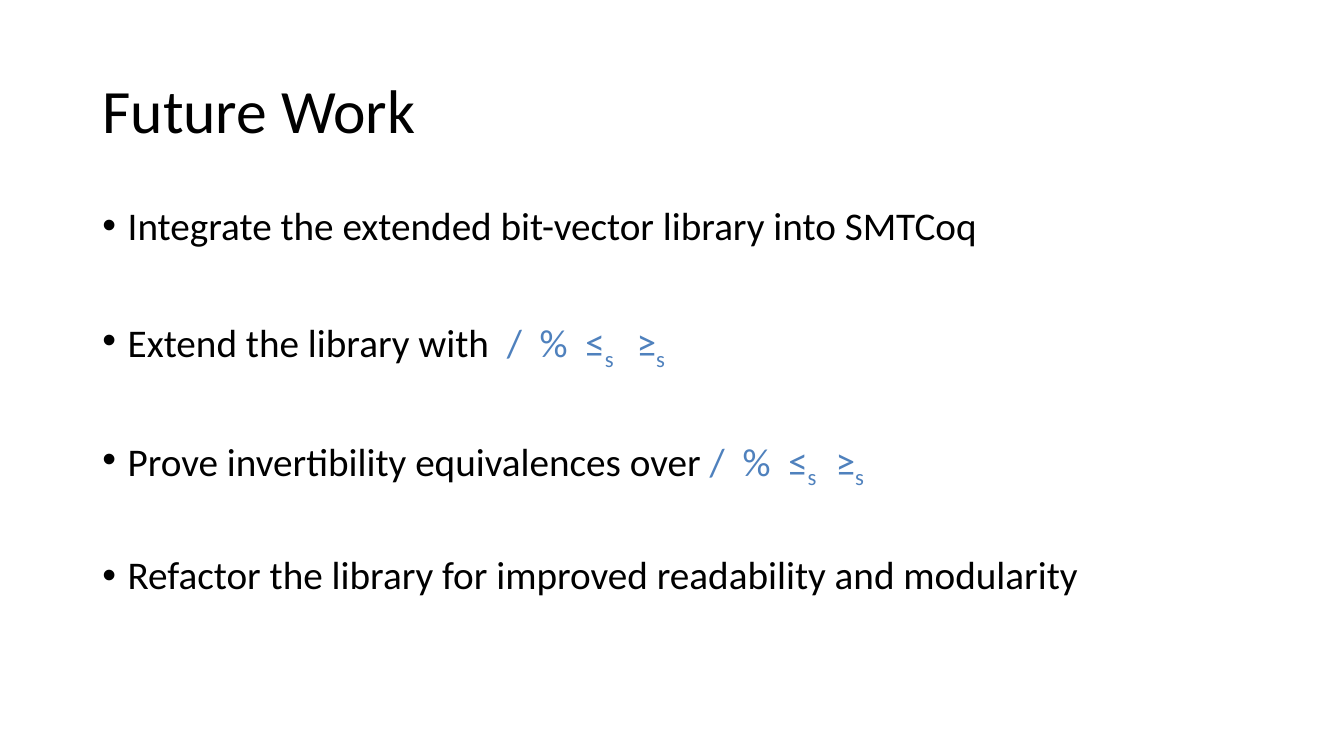
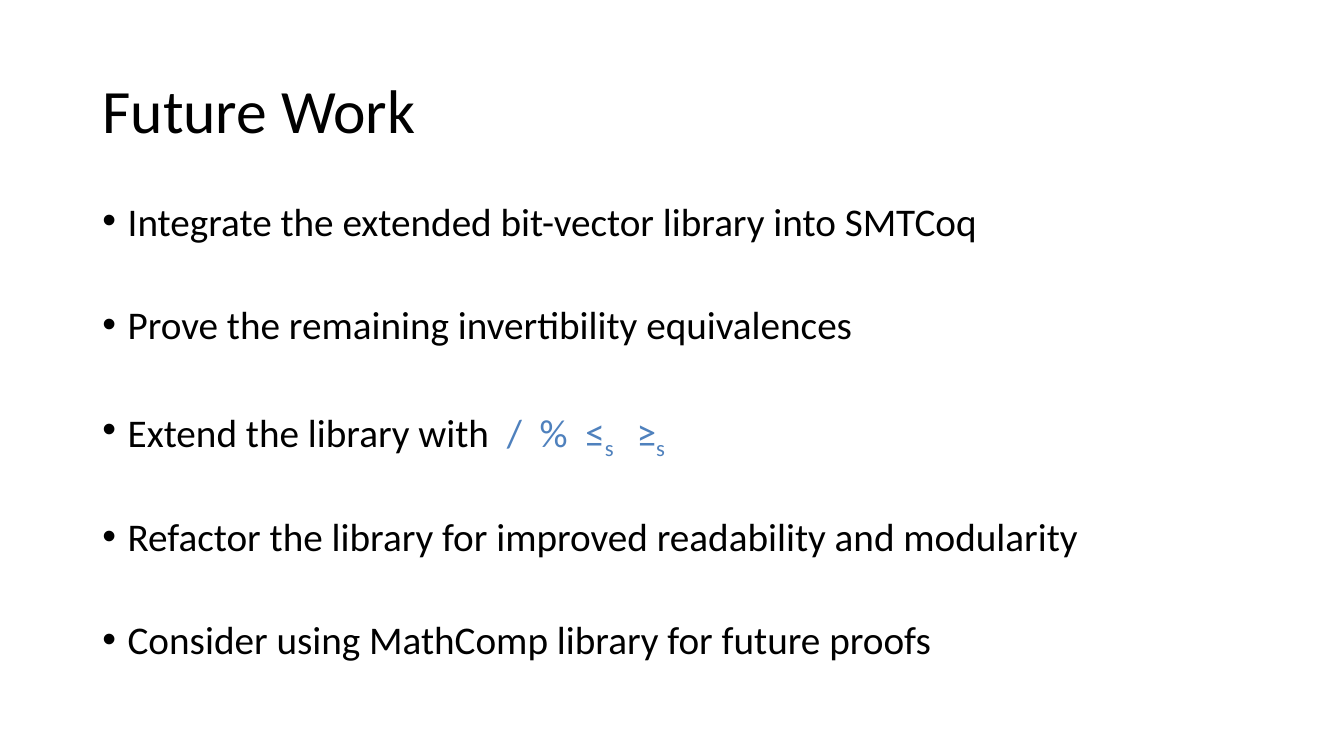
Before and after one commit to arjunvish/pxtp2019presentation, a slide deck: slide 22 of Presentation.pptx. Drawn at 1344x756 pixels with LibreOffice and Linux fonts; fonts in the diff are those of the drawing. Boxes give left, top, right and bottom in pixels: in the first picture for what was removed or moved away, otherwise in the second. Text is boxed around its words. In the diff, an @@ line names an element or a change of style, - is before the commit and + after.

```diff
--- a/Presentation.pptx
+++ b/Presentation.pptx
@@ text at bbox=[128, 208, 1077, 558]: line spacing 0.9 to 0.8 @@
@@ text at bbox=[128, 311, 852, 346]: paragraph added @@
+• Prove the remaining invertibility equivalences
@@ text at bbox=[128, 448, 864, 485]: paragraph removed @@
-• Prove invertibility equivalences over / % ≤s ≥s
@@ text at bbox=[128, 626, 931, 661]: paragraph added @@
+• Consider using MathComp library for future proofs
```
Also in this commit, not shown: 12 other slides changed, 1 slide added, 1 slide removed.
